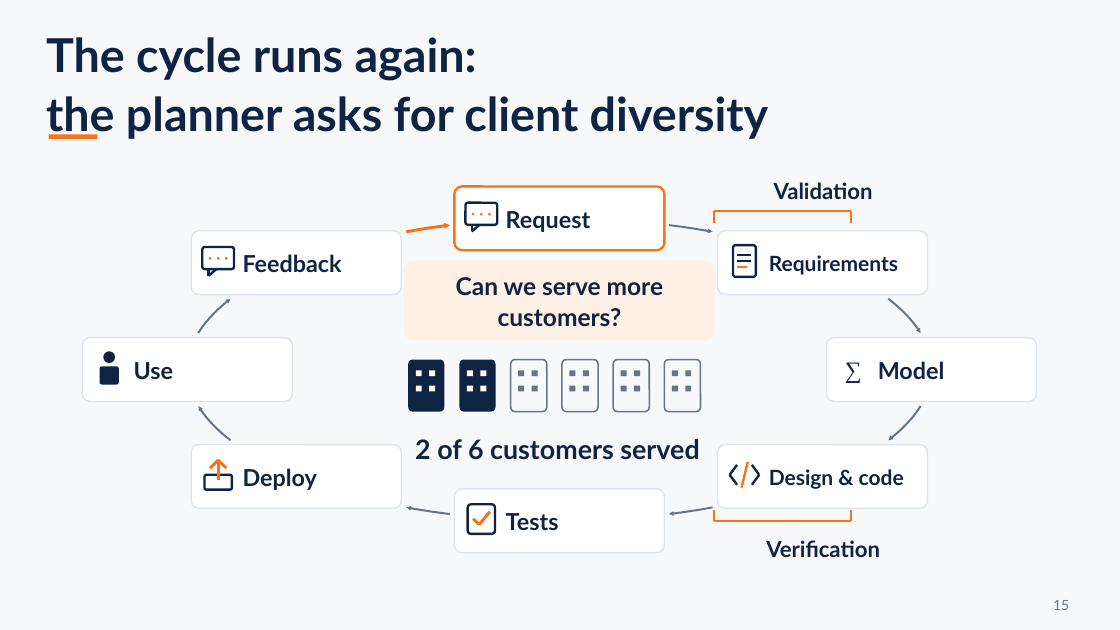
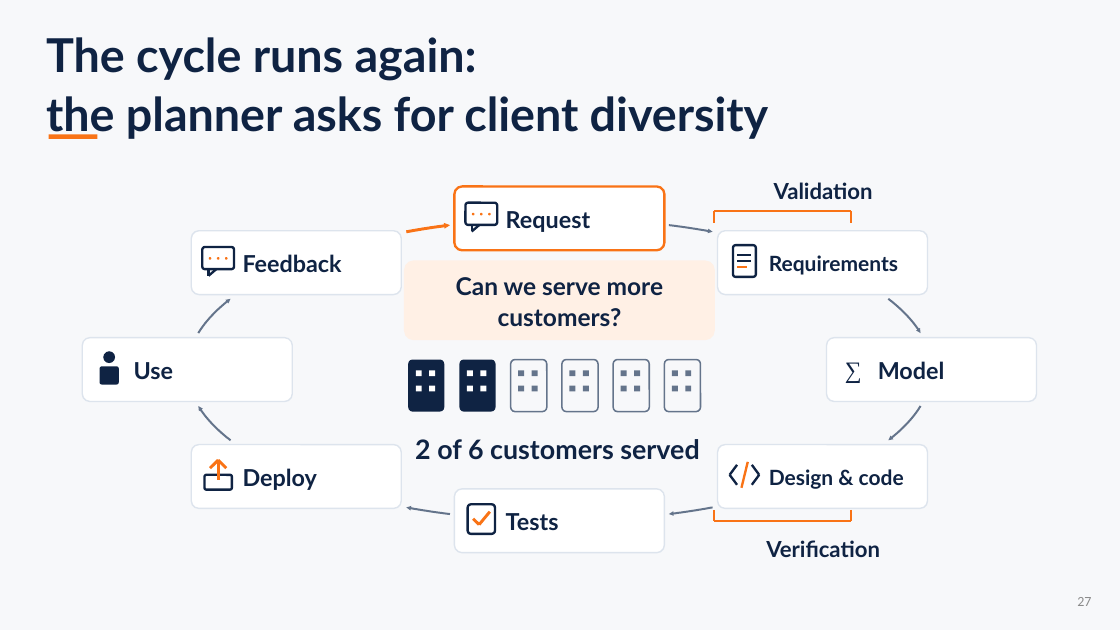
Before and after one commit to sefop/sefop-sctc-2026, a slide deck: slide 27 of SCTC-2026-Airlines-Optimization-Workshop.pptx (slide 22 before the commit). Drawn at 1120x630 pixels with LibreOffice and Linux fonts; fonts in the diff are those of the drawing. Boxes give left, top, right and bottom in pixels: in the first picture for what was removed or moved away, otherwise in the second. Text is boxed around its words. In the diff, an @@ line names an element or a change of style, - is before the commit and + after.

```diff
--- a/SCTC-2026-Airlines-Optimization-Workshop.pptx
+++ b/SCTC-2026-Airlines-Optimization-Workshop.pptx
@@ page number added at (1077,597,1091,606), 12 pt, text #8C8C8C @@
+27
@@ text removed at (1053,600,1069,610) @@
-15
```
Also in this commit, not shown: 22 other slides changed, 7 slides added, 2 slides removed, 7 other files.
